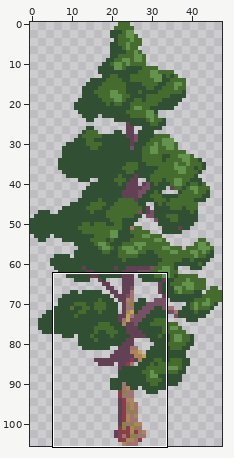
Two states of a sprite sheet, res/images/vegetation/pine_small.png. The picture above shows the old version from afar; the outline marks the close-up.
Close-up. Before:
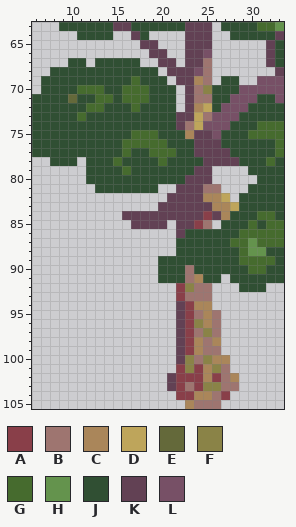
The file is 48x106 pixels. Shown: x 6..33, y 63..105.
Palette (. is transparent): A #893f49  B #9e7570  C #aa865a  D #bea55b  E #64693a  F #8a8347  G #466b2e  H #64934d  J #304f33  K #624154  L #775066
Pixels before, first column x 6:
 63 ...JJJJJJKKJJJJJJKKK.JJJJGGH
 64 .....JJJJ..KJ....KKK..JJJJJK
 65 ............KK...KKK......KJ
 66 .............KK..KKL......KJ
 67 ....JJ.JJJJJ..KK.KKB......KJ
 68 ..JJJJJJJJJJJJ.KKKLB.......K
 69 .JJJJJJJJJJGJJJ.KKCB.JJ..LLL
 70 .JJJJGGGJJGGGJJJ.KBFJJJLLLLL
 71 JJJJEJJGGJGGGJJJ.KBBJJLLLJJL
 72 JJJJJJGGJJJGJJJJ.KCDJLLLJJJJ
 73 JJJJJGJJJJJJJJJJKKDBLLLJJJJJ
 74 JJJJJJJJJJJJJJJJKBDLLLJJJGGG
 75 JJJJJJJJJJJGGGJJJCKKLJJJGGGG
 76 JJJJJJJJJJGGGGGJJJKKKJJJJJJG
 77 JJJJJJJJJJGJJGGGJJKKKKJJJJJG
 78 ..JJJ.JJJGJJJJGJJJJKKKKJJJGJ
 79 ......JJJJGJJJJJJJKK....JJJJ
 80 ......JJJJJJJJJJJKKK.....JJJ
 81 .......JJJJJJJ..KKKBB...JJJJ
 82 ...............KKKKCCD.JJJJJ
 83 ..............KKKKKKCCDJJJJJ
 84 ..........KKKKKKKKKAKCJJJGGJ
 85 ...........KKKK.KKAB.JJJGJGG
 86 ................KJJJJJJGGGGG
 87 ................JJJJJJGGHGGG
 88 ................JJJJJJJGHHJJ
 89 ..............JJJJJJJJJGGGGJ
 90 ..............JJJBJJJJJJGGJJ
 91 ..............JJJBCJJ.JJJJJJ
 92 ................AFBB...JJJ..
 93 ................ABBB........
 94 ................KACC........
 95 ................KABCB.......
 96 ................KAFCB.......
 97 ................KABFB.......
 98 ................KACBC.......
 99 ................KACBB.......
100 ................KFBFCC......
101 ................AFACFB......
102 ...............KAAACABC.....
103 ...............KABAFFBB.....
104 ................AACCBA......
105 .................CBBB.......
After:
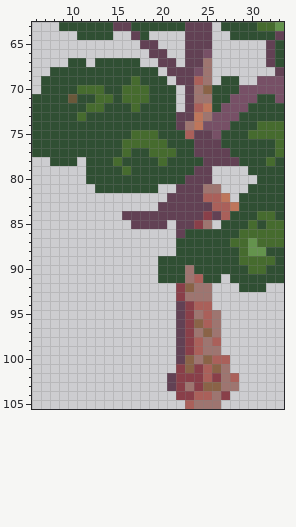
Diff:
Colour C changes from #aa865a to #aa605a.
Colour D changes from #bea55b to #be765b.
Colour E changes from #64693a to #69583a.
Colour F changes from #8a8347 to #8a6347.
Boxes around the changes in both close-ups, in picture pixels (x1, y1, x2, y2):
changed: (185, 76, 212, 139)
changed: (68, 94, 77, 103)
changed: (203, 193, 239, 220)
changed: (185, 274, 239, 409)
